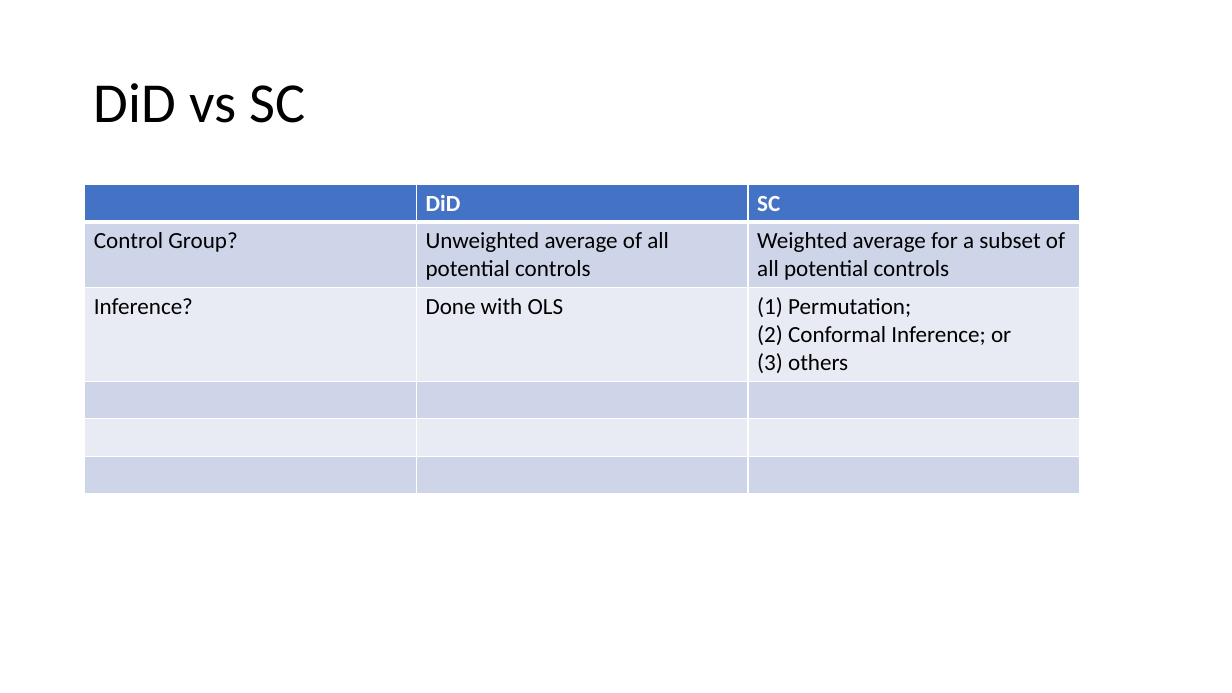
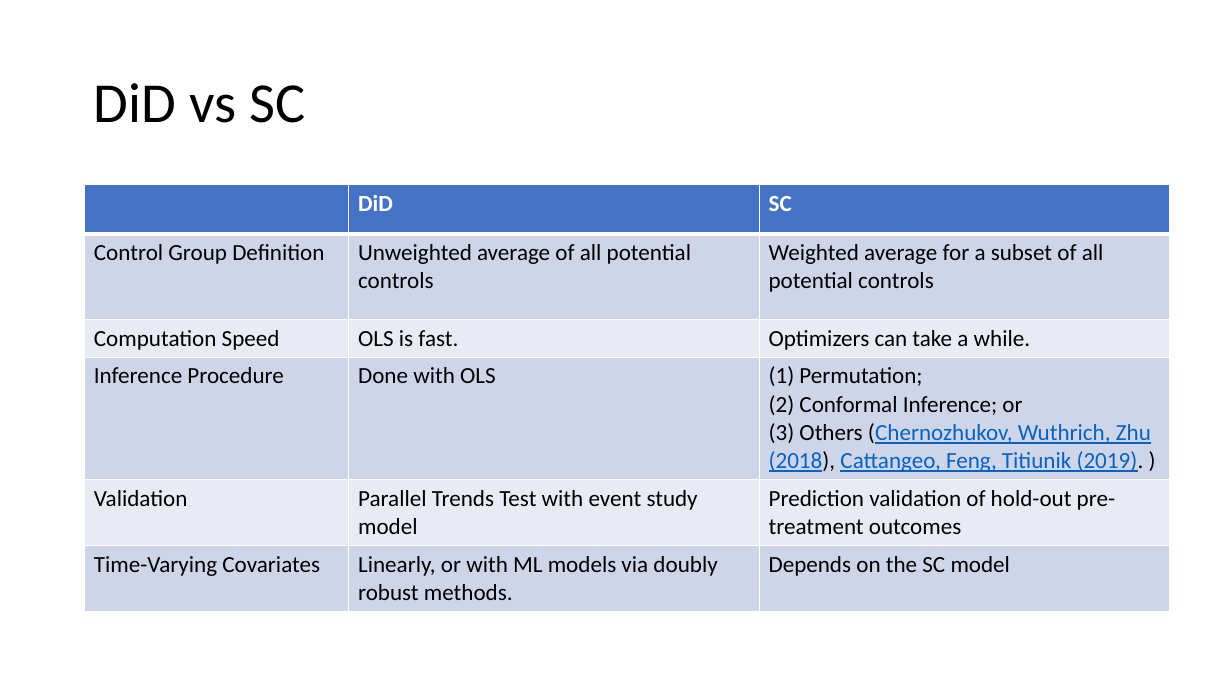
Before and after one commit to shoepaladin/causalinference_crashcourse, a slide deck: slide 29 of Powerpoints/6 DiffnDiff (WIP).pptx (slide 27 before the commit). Drawn at 1232x693 pixels with LibreOffice and Linux fonts; fonts in the diff are those of the drawing. Boxes give left, top, right and bottom in pixels: in the first picture for what was removed or moved away, otherwise in the second. Text is boxed around its words. In the diff, an @@ line names an element or a change of style, - is before the commit and + after.

Commit message:
SC Slides update

```diff
--- a/Powerpoints/6 DiffnDiff (WIP).pptx
+++ b/Powerpoints/6 DiffnDiff (WIP).pptx
@@ table at [85, 185, 1170, 609] @@
-row 2, column 1: Control Group?
+row 2, column 1: Control Group Definition
-row 3: Inference? | Done with OLS | (1) Permutation; (2) Conformal Inference; or (3) others
+row 3: Computation Speed | OLS is fast. | Optimizers can take a while.
-row 4:  |  | 
+row 4: Inference Procedure | Done with OLS | (1) Permutation; (2) Conformal Inference; or (3) Others (Chernozhukov, Wuthrich, Zhu (2018), Cattangeo, Feng, Titiunik (2019). )
-row 5:  |  | 
+row 5: Validation | Parallel Trends Test with event study model | Prediction validation of hold-out pre-treatment outcomes
-row 6:  |  | 
+row 6: Time-Varying Covariates | Linearly, or with ML models via doubly robust methods. | Depends on the SC model
@@ table: place and size @@
-table at [85, 185, 1080, 492]
+table at [85, 185, 1170, 609]
```
Also in this commit, not shown: 1 other slide changed, 2 slides added.
